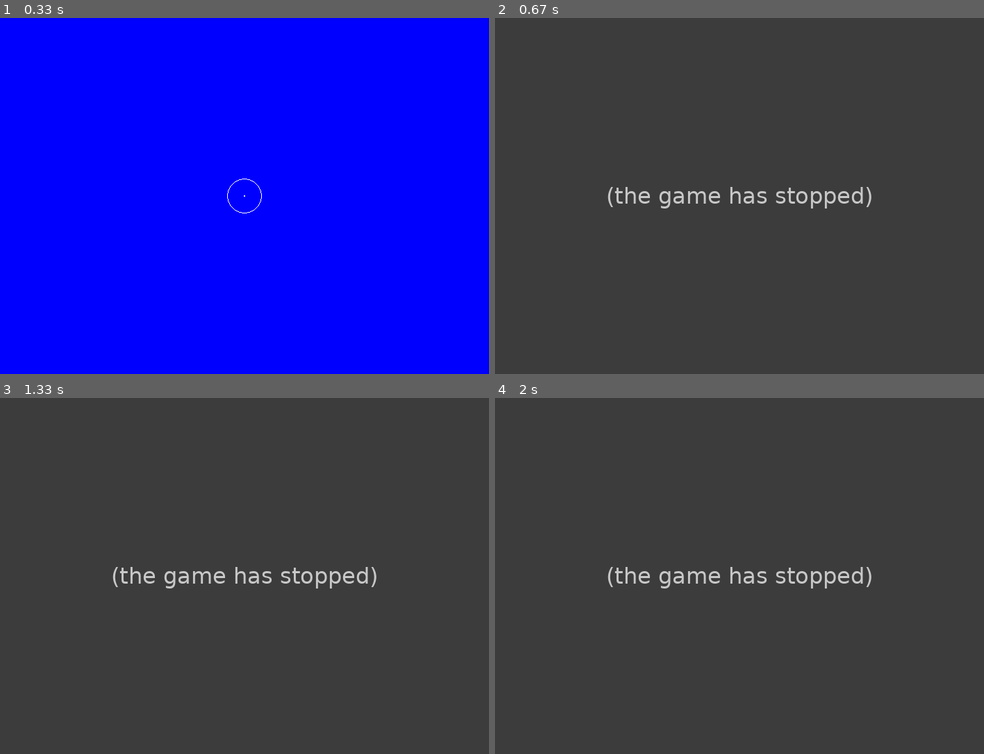
Above: before the commit, frames 1-4 (two rows, left to right).
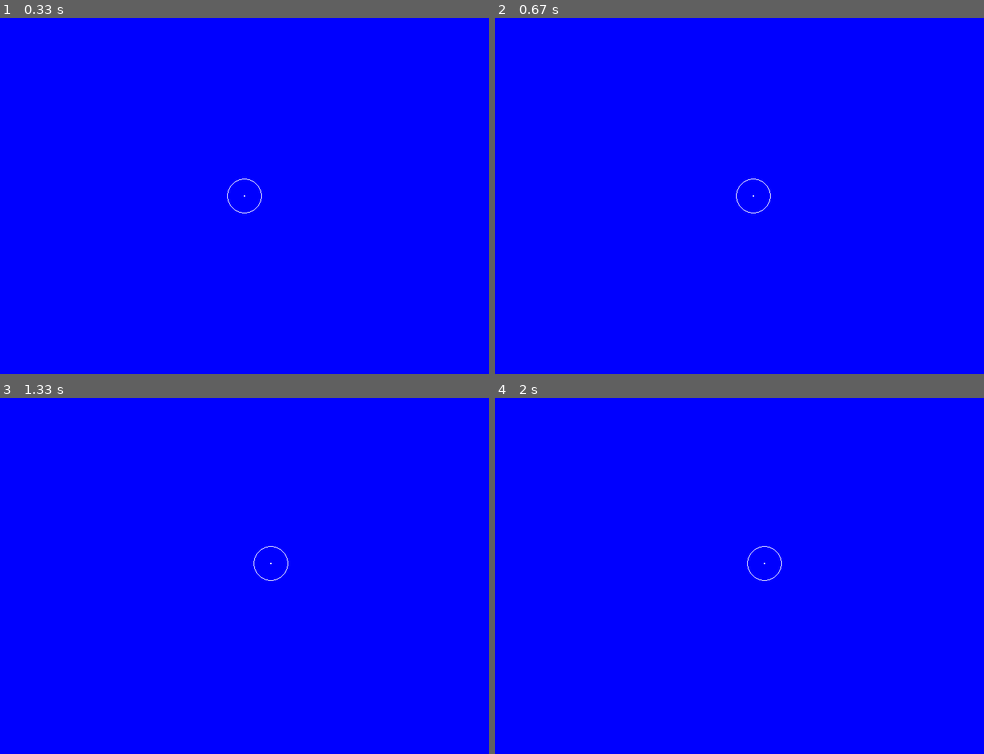
Above: after the commit, the same moments.

Repository: saegl5/myprojects
Game: pygame game, started from Codes/pygame_interaction_part_3.py
Two runs of this game, one before a commit and one after it. Both use one fixed random seed, a clock stepped at 60 frames per second and the inputs below.
Inputs:
- Up to frame 1 (0.33 s): no input
- Up to frame 2 (0.67 s): hold Right from 0.33 s (still down)
- Up to frame 3 (1.33 s): release Right at 0.8 s; hold Up 0.83-1.13 s; hold Right from 1.17 s (still down)
- Up to frame 4 (2 s): release Right at 1.63 s; hold Left from 1.67 s (still down)

Frame 1 is identical in both runs. In frame 2, 100% of the frame differs, in the area x 0-100%, y 0-100%; in frame 3, 100%; in frame 4, 100%.
Error before the commit: NameError: name 'event' is not defined (pygame_interaction_part_3.py line 34); the game stopped at 0.33 s (later frames are placeholders)

Commit message:
fixed modules

Diff:
--- a/Codes/pygame-interaction-combined-separate-track/pygame_interaction_combined_separate_track.py
+++ b/Codes/pygame-interaction-combined-separate-track/pygame_interaction_combined_separate_track.py
@@ -43,15 +43,15 @@
         # ----------------
         # --- Keyboard events
         elif action.type == pygame.KEYDOWN: # "elif" means else if
-            if event.key == pygame.K_LEFT: # note "event.key"
+            if action.key == pygame.K_LEFT: # note "action.key"
                 x_increment = -1 # "-1" is optional
-            elif event.key == pygame.K_RIGHT:
+            elif action.key == pygame.K_RIGHT:
                 x_increment = 1
-            elif event.key == pygame.K_UP: # recall that y increases going downward
+            elif action.key == pygame.K_UP: # recall that y increases going downward
                 y_increment = -1  # note "y_increment," and recall that y increases going downward
-            elif event.key == pygame.K_DOWN:
+            elif action.key == pygame.K_DOWN:
                 y_increment = 1
-            elif event.key == pygame.K_RETURN:
+            elif action.key == pygame.K_RETURN:
                 click_sound.play()
         elif action.type == pygame.KEYUP:
             x_increment = 0
@@ -91,7 +91,7 @@
     # pygame.draw.circle(screen, WHITE, (size[0]/2, size[1]/2), radius=1, width=1)
     # draw_circle(size[0]/2, size[1]/2, 1)
     # draw_circle(size[0]/2+x_offset, size[1]/2+y_offset, 1)
-    if event.type == pygame.KEYDOWN or event.type == pygame.KEYUP:
+    if action.type == pygame.KEYDOWN or action.type == pygame.KEYUP:
         draw_circle_mouse_trackpad(BLACK, size[0]/2+x_offset1, size[1]/2+y_offset1, 25) # rely on mouse/trackpad
         draw_circle_mouse_trackpad(BLACK, size[0]/2+x_offset1, size[1]/2+y_offset1, 1)
         draw_circle_keyboard(WHITE, size[0]/2+x_offset2, size[1]/2+y_offset2, 25) # rely on keyboard
--- a/Codes/pygame-interaction-combined/pygame_interaction_combined.py
+++ b/Codes/pygame-interaction-combined/pygame_interaction_combined.py
@@ -36,15 +36,15 @@
         # ----------------
         # --- Keyboard events
         elif action.type == pygame.KEYDOWN: # "elif" means else if
-            if event.key == pygame.K_LEFT: # note "event.key"
+            if action.key == pygame.K_LEFT: # note "action.key"
                 x_increment = -1 # "-1" is optional
-            elif event.key == pygame.K_RIGHT:
+            elif action.key == pygame.K_RIGHT:
                 x_increment = 1
-            elif event.key == pygame.K_UP: # recall that y increases going downward
+            elif action.key == pygame.K_UP: # recall that y increases going downward
                 y_increment = -1  # note "y_increment," and recall that y increases going downward
-            elif event.key == pygame.K_DOWN:
+            elif action.key == pygame.K_DOWN:
                 y_increment = 1
-            elif event.key == pygame.K_RETURN:
+            elif action.key == pygame.K_RETURN:
                 click_sound.play()
             else:
                 None # continue
--- a/Codes/pygame-interaction-part-4/pygame_interaction_part_4.py
+++ b/Codes/pygame-interaction-part-4/pygame_interaction_part_4.py
@@ -32,15 +32,15 @@
             sys.exit() # exit entire process
         # --- Keyboard events
         elif action.type == pygame.KEYDOWN: # "elif" means else if
-            if event.key == pygame.K_LEFT: # note "event.key"
+            if action.key == pygame.K_LEFT: # note "action.key"
                 x_increment = -1 # "-1" is optional
-            elif event.key == pygame.K_RIGHT:
+            elif action.key == pygame.K_RIGHT:
                 x_increment = 1
-            elif event.key == pygame.K_UP: # recall that y increases going downward
+            elif action.key == pygame.K_UP: # recall that y increases going downward
                 y_increment = -1  # note "y_increment," and recall that y increases going downward
-            elif event.key == pygame.K_DOWN:
+            elif action.key == pygame.K_DOWN:
                 y_increment = 1
-            elif event.key == pygame.K_RETURN:
+            elif action.key == pygame.K_RETURN:
                 click_sound.play()
         elif action.type == pygame.KEYUP:
             x_increment = 0
--- a/Codes/pygame_interaction_part_3.py
+++ b/Codes/pygame_interaction_part_3.py
@@ -31,13 +31,13 @@
             sys.exit() # exit entire process
         # --- Keyboard events
         elif action.type == pygame.KEYDOWN: # "elif" means else if
-            if event.key == pygame.K_LEFT: # note "event.key"
+            if action.key == pygame.K_LEFT: # note "action.key"
                 x_increment = -1 # "-1" is optional
-            elif event.key == pygame.K_RIGHT:
+            elif action.key == pygame.K_RIGHT:
                 x_increment = 1
-            elif event.key == pygame.K_UP: # recall that y increases going downward
+            elif action.key == pygame.K_UP: # recall that y increases going downward
                 y_increment = -1  # note "y_increment," and recall that y increases going downward
-            elif event.key == pygame.K_DOWN:
+            elif action.key == pygame.K_DOWN:
                 y_increment = 1
         elif action.type == pygame.KEYUP:
             x_increment = 0
--- a/Codes/pygame_sprites_part_1.py
+++ b/Codes/pygame_sprites_part_1.py
@@ -54,18 +54,18 @@
             sys.exit() # exit entire process
         # --- Keyboard events
         elif action.type == pygame.KEYDOWN:
-            if event.key == pygame.K_LEFT: # note "event.key"
+            if action.key == pygame.K_LEFT: # note "action.key"
                 x_increment = -7
-            elif event.key == pygame.K_RIGHT:
+            elif action.key == pygame.K_RIGHT:
                 x_increment = 7
-            elif event.key == pygame.K_UP: # recall that y increases going downward
+            elif action.key == pygame.K_UP: # recall that y increases going downward
                 y_increment = -7 # note "y_increment"
-            elif event.key == pygame.K_DOWN:
+            elif action.key == pygame.K_DOWN:
                 y_increment = 7
         elif action.type == pygame.KEYUP:
-            if event.key == pygame.K_LEFT or event.key == pygame.K_RIGHT:
+            if action.key == pygame.K_LEFT or action.key == pygame.K_RIGHT:
                 x_increment = 0
-            elif event.key == pygame.K_UP or event.key == pygame.K_DOWN:
+            elif action.key == pygame.K_UP or action.key == pygame.K_DOWN:
                 y_increment = 0
     # --- Game logic
     player.rect.x += x_increment # was x_offset
--- a/Codes/pygame_sprites_part_2.py
+++ b/Codes/pygame_sprites_part_2.py
@@ -61,18 +61,18 @@
             sys.exit() # exit entire process
         # --- Keyboard events
         elif action.type == pygame.KEYDOWN:
-            if event.key == pygame.K_LEFT: # note "event.key"
+            if action.key == pygame.K_LEFT: # note "action.key"
                 x_increment = -7
-            elif event.key == pygame.K_RIGHT:
+            elif action.key == pygame.K_RIGHT:
                 x_increment = 7
-            elif event.key == pygame.K_UP: # recall that y increases going downward
+            elif action.key == pygame.K_UP: # recall that y increases going downward
                 y_increment = -7 # note "y_increment"
-            elif event.key == pygame.K_DOWN:
+            elif action.key == pygame.K_DOWN:
                 y_increment = 7
         elif action.type == pygame.KEYUP:
-            if event.key == pygame.K_LEFT or event.key == pygame.K_RIGHT:
+            if action.key == pygame.K_LEFT or action.key == pygame.K_RIGHT:
                 x_increment = 0
-            elif event.key == pygame.K_UP or event.key == pygame.K_DOWN:
+            elif action.key == pygame.K_UP or action.key == pygame.K_DOWN:
                 y_increment = 0
     # --- Game logic
     player.rect.x += x_increment # was x_offset
